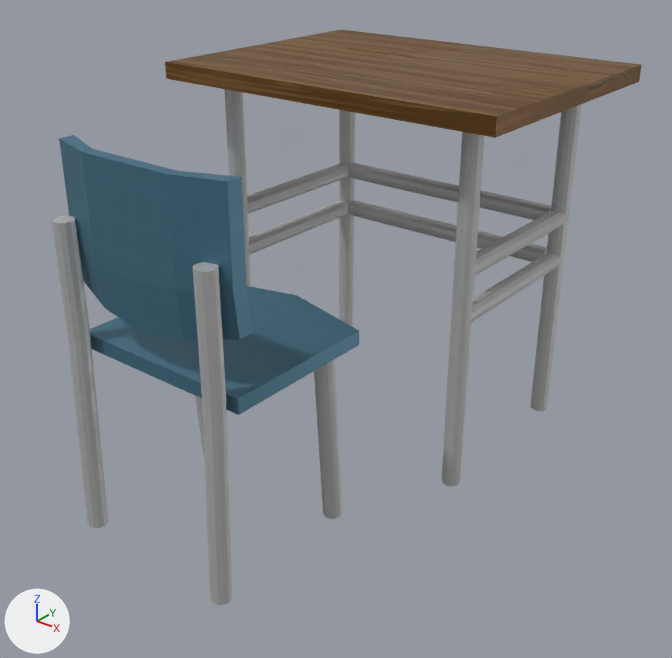
An edit to the Blender file ChineseWords/Assets/Resources/Models/Objects/DeskAndChair/DeskAndChair.blend, drawn before and after from the same camera.
The view is the same before and after, from a 50 mm lens placed at (1.152, -1.004, 1.164), pointed at (0.052, 0.371, 0.312). The lights are fixed; the arrows at lower left show +X, +Y and +Z.

The first picture shows 'Chair', 'DCl1'.
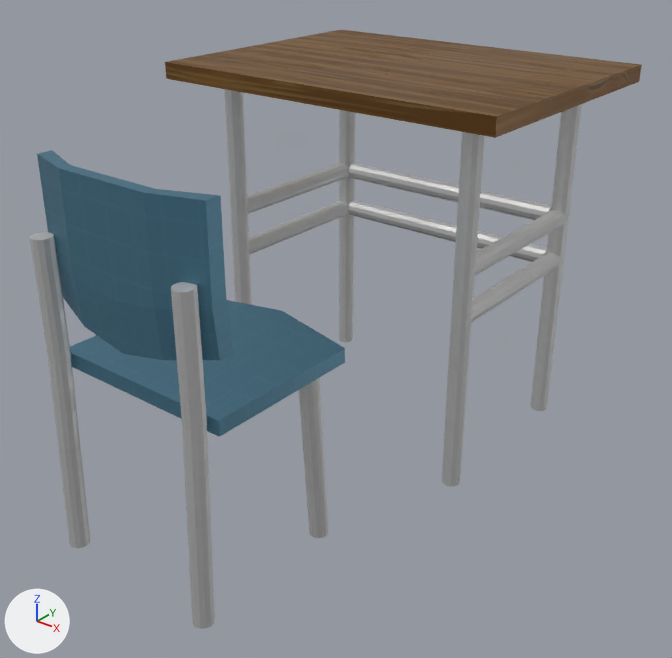
The newer file is also rescaled (x0.8), turned or shifted as a whole; pictures and numbers use the older file's frame.

The change, as JSON lines over the scene's bpy script:
```json
{"block": "me_cube_002", "where": "me_cube_002.from_pydata(...)  # 196 vertices, 132 faces; spans x -0.196..0.204, y -0.133..0.302, z -0.359..0.415"}
{"block": "me_cube_002", "where": "# used by ob_chair; location = (0.0, 0.0, 0.35)"}
{"block": "me_cube_002", "change": "me_cube_002 part 1: the whole mesh is moved by (0.005, -0.05, -0.015)"}
{"op": "add", "block": "ob_chair", "code": "ob_chair.visible_shadow = False"}
{"op": "add", "block": "ob_dcl1", "code": "ob_dcl1.visible_shadow = False"}
```

Changed parts and their boxes [x1, y1, x2, y2] in the pictures (672 x 658 px):
```json
{"object": "Chair", "change": "mesh moved, surface changed", "before": [52, 135, 359, 605], "after": [30, 150, 345, 629]}
{"object": "DCl1", "change": "surface changed", "before": [222, 86, 577, 486], "after": [222, 86, 577, 486]}
```
